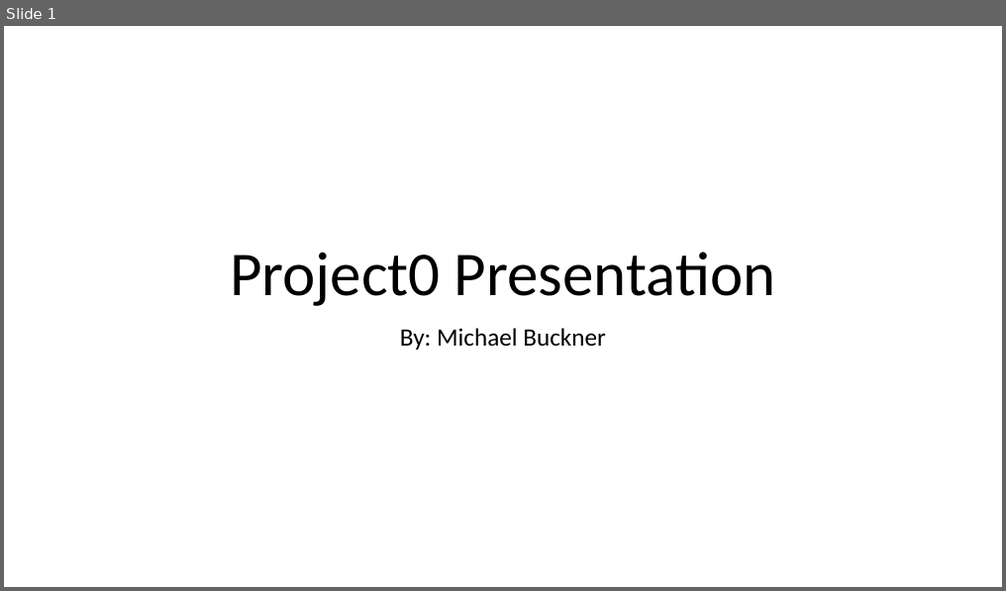
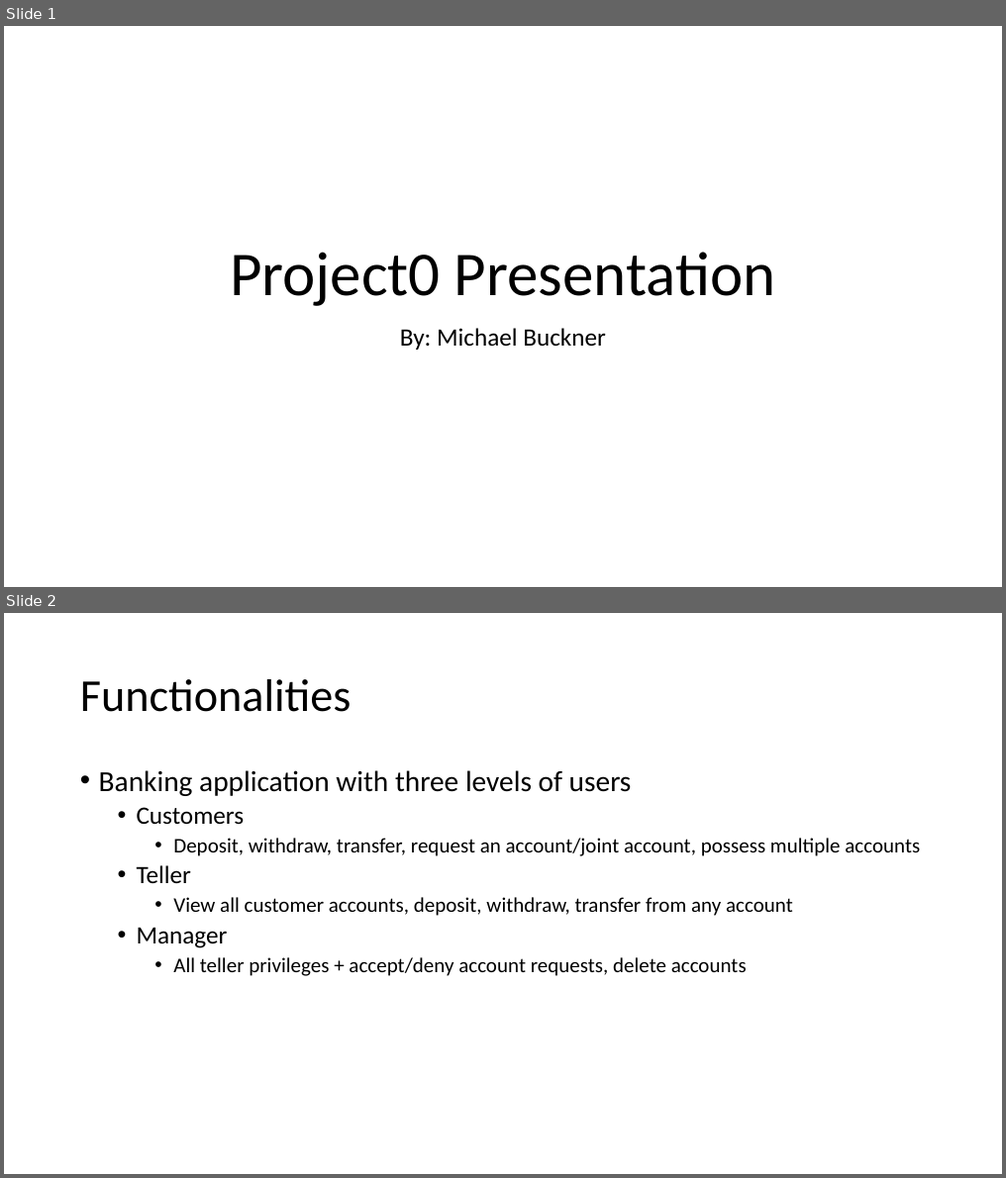
Before and after one commit to 210927-JavaFS/project0-bucknermi, a slide deck: Project0 Presentation.pptx. Shown one above the other, each under a label of ours: slide 1 before the commit, slides 1 and 2 after it. The pictures are 1006x591 and 1006x1178 pixels, drawn with LibreOffice and Linux fonts; fonts in the diff are those of the drawing. Boxes give left, top, right and bottom in pixels: in the first picture for what was removed or moved away, otherwise in the second. Text is boxed around its words. In the diff, an @@ line names an element or a change of style, - is before the commit and + after.

Commit message:
Adding joint account functionality

```diff
--- a/Project0 Presentation.pptx
+++ b/Project0 Presentation.pptx
@@ slide 2 added at <box>4,613,1002,1174</box>, background #FFFFFF @@
@@ title added at <box>80,679,351,712</box>, 44 pt, text #000000 @@
+Functionalities
@@ text added at <box>99,770,920,976</box>, 20 pt, text #000000 @@
+• Banking application with three levels of users
+  • Customers
+    • Deposit, withdraw, transfer, request an account/joint account, possess multiple accounts
+  • Teller
+    • View all customer accounts, deposit, withdraw, transfer from any account
+  • Manager
+    • All teller privileges + accept/deny account requests, delete accounts
```
Also in this commit, not shown: 3 other slides added, 1 slide removed, 11 other files.
